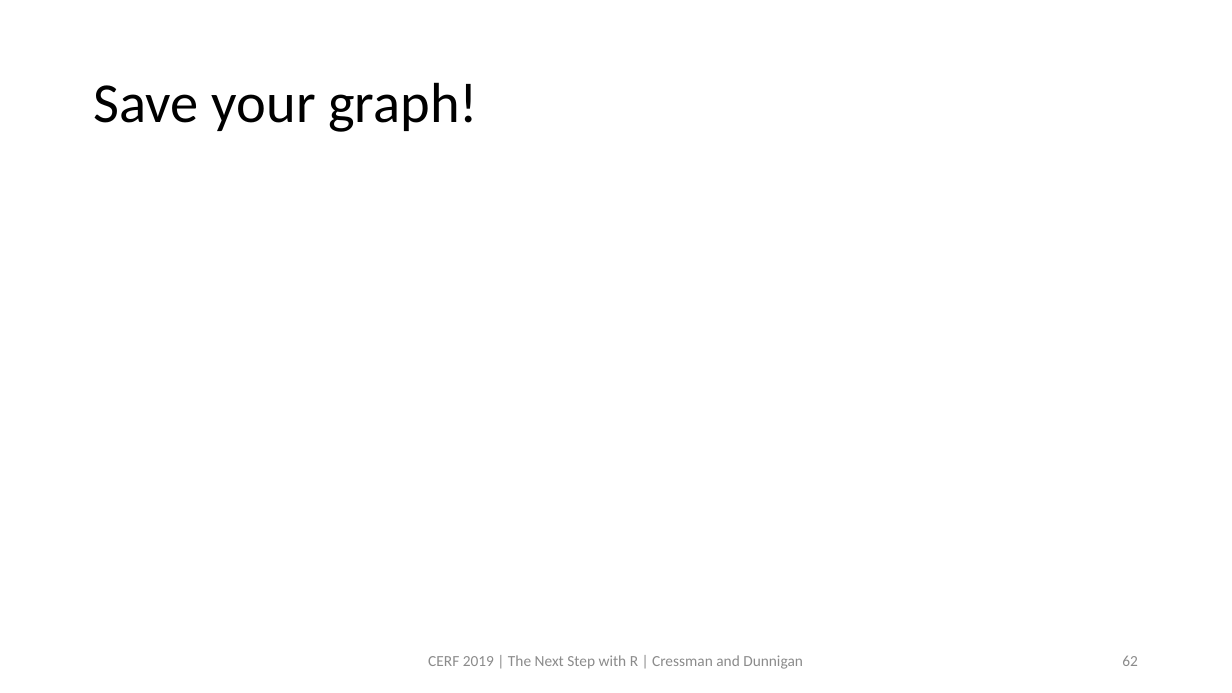
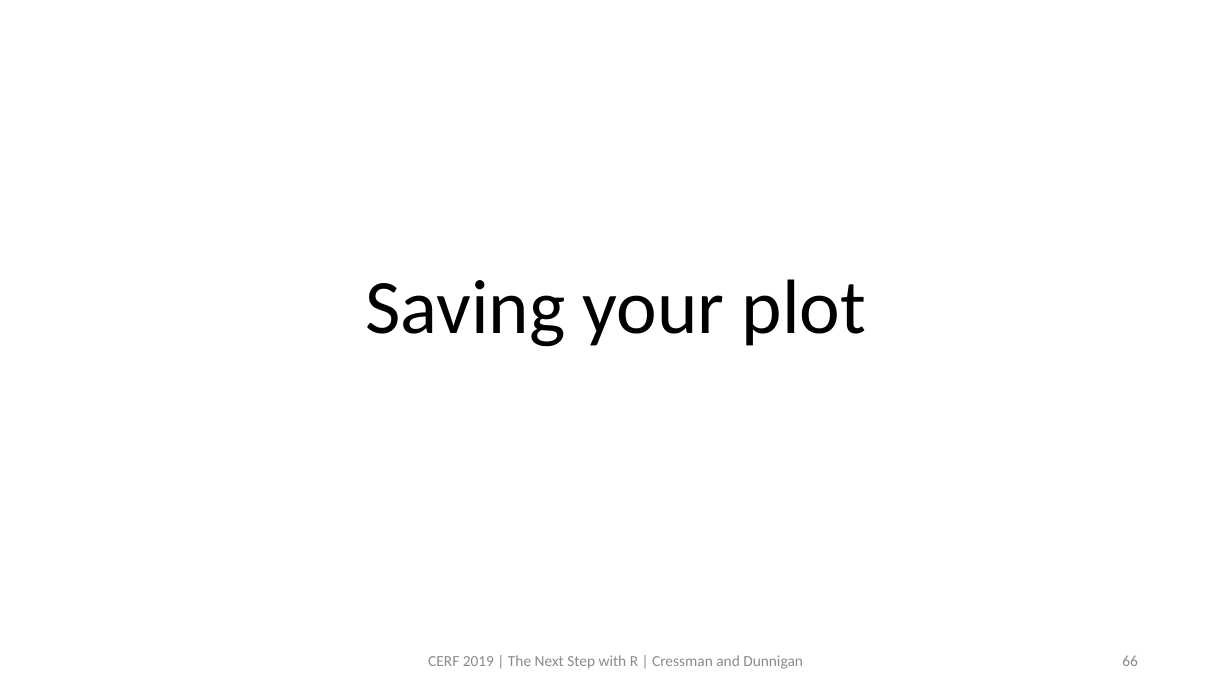
Before and after one commit to swmpkim/2019_CERF, a slide deck: slide 66 of slides/01_Visualize.pptx (slide 62 before the commit). Drawn at 1232x693 pixels with LibreOffice and Linux fonts; fonts in the diff are those of the drawing. Boxes give left, top, right and bottom in pixels: in the first picture for what was removed or moved away, otherwise in the second. Text is boxed around its words. In the diff, an @@ line names an element or a change of style, - is before the commit and + after.

```diff
--- a/slides/01_Visualize.pptx
+++ b/slides/01_Visualize.pptx
@@ title "Saving your plot" at bbox=[365, 279, 866, 347]: vertical alignment middle to bottom @@
@@ title at bbox=[365, 279, 866, 347]: text changed; size 44 to 60 pt @@
-Save your graph!
+Saving your plot
@@ page number at bbox=[1122, 655, 1138, 666]: text changed @@
-62
+66
```
Also in this commit, not shown: 9 other slides changed, 10 slides added.
